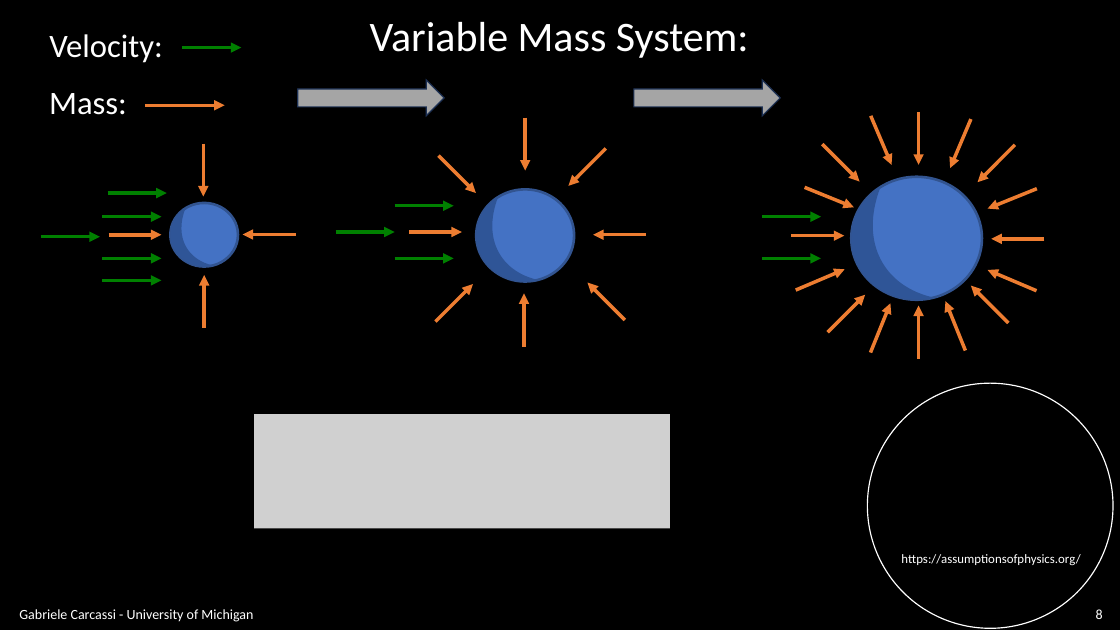
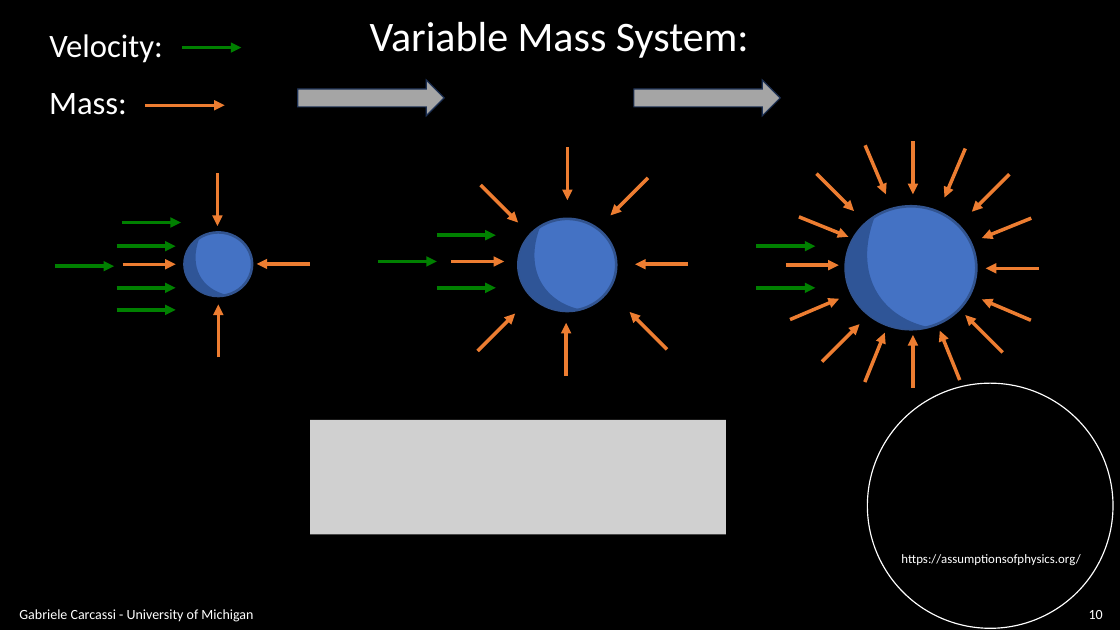
Before and after one commit to assumptionsofphysics/slides, a slide deck: slide 10 of BookCompanions-v2/RP-Class-2.pptx (slide 8 before the commit). Drawn at 1120x630 pixels with LibreOffice and Linux fonts; fonts in the diff are those of the drawing; grey boxes stand for pictures; background and template pictures are left out. Boxes give left, top, right and bottom in pixels: in the first picture for what was removed or moved away, otherwise in the second. Text is boxed around its words. In the diff, an @@ line names an element or a change of style, - is before the commit and + after.

```diff
--- a/BookCompanions-v2/RP-Class-2.pptx
+++ b/BookCompanions-v2/RP-Class-2.pptx
@@ 9 arrows, 1 ellipse, 1 freeform shape: place and size @@
-9 arrows, 1 ellipse, 1 freeform shape at box(41, 144, 296, 328)
+9 arrows, 1 ellipse, 1 freeform shape at box(55, 173, 310, 357)
@@ 9 arrows, 1 freeform shape, 1 ellipse: place and size @@
-9 arrows, 1 freeform shape, 1 ellipse at box(336, 118, 646, 347)
+9 arrows, 1 freeform shape, 1 ellipse at box(378, 147, 688, 376)
@@ arrow moved from (435, 322) - (473, 284) to (478, 351) - (515, 313) @@
@@ arrow moved from (625, 320) - (587, 282) to (667, 350) - (630, 312) @@
@@ 18 arrows, 1 freeform shape, 1 ellipse: place and size @@
-18 arrows, 1 freeform shape, 1 ellipse at box(762, 112, 1044, 359)
+18 arrows, 1 freeform shape, 1 ellipse at box(756, 141, 1039, 388)
@@ picture: place and size @@
-picture at box(255, 414, 670, 528)
+picture at box(310, 420, 726, 534)
@@ page number at box(1089, 610, 1103, 619): text changed @@
-8
+10
```
Also in this commit, not shown: 11 other slides changed, 3 slides added, 1 other file.
